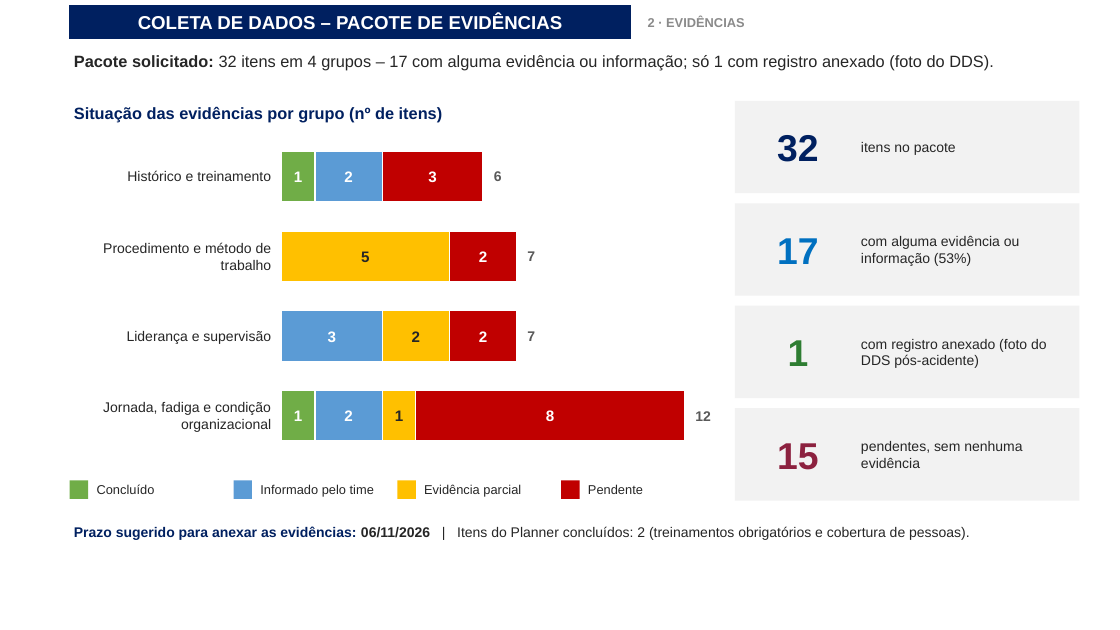
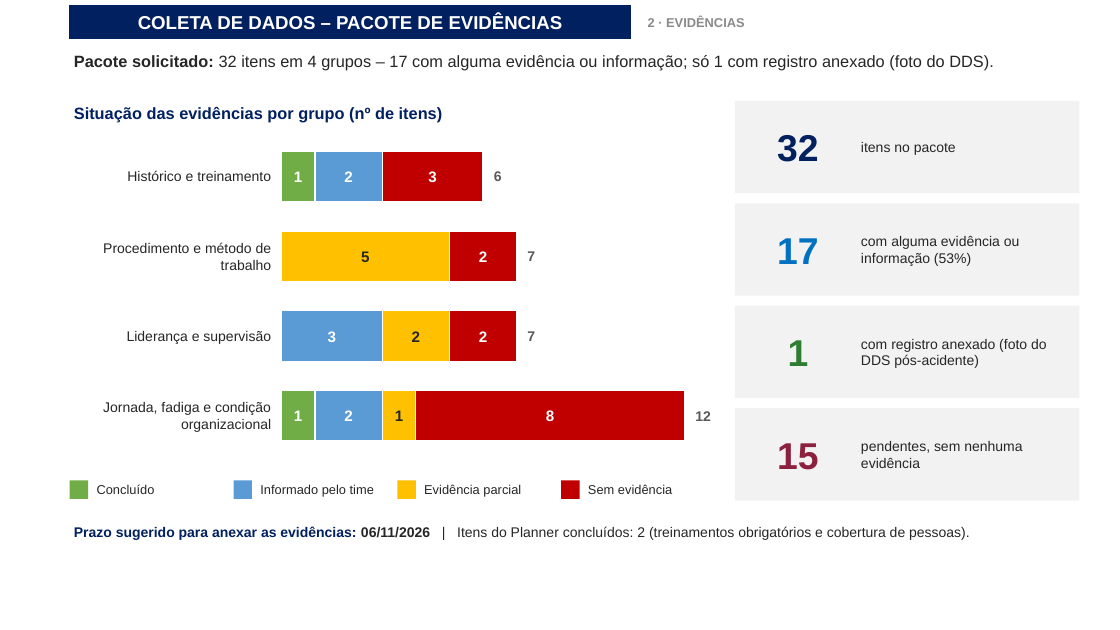
Before and after one commit to luantavarez9/hospital-seguro, a slide deck: slide 7 of entrega_acidente_GRU1/Apresentacao_Ocorrencia_Acidente_GRU_I.pptx. Drawn at 1120x630 pixels with LibreOffice and Linux fonts; fonts in the diff are those of the drawing; background and template pictures are left out. Boxes give left, top, right and bottom in pixels: in the first picture for what was removed or moved away, otherwise in the second. Text is boxed around its words. In the diff, an @@ line names an element or a change of style, - is before the commit and + after.

```diff
--- a/entrega_acidente_GRU1/Apresentacao_Ocorrencia_Acidente_GRU_I.pptx
+++ b/entrega_acidente_GRU1/Apresentacao_Ocorrencia_Acidente_GRU_I.pptx
@@ text at (588, 484, 672, 494): text changed @@
-Pendente
+Sem evidência
```
Also in this commit, not shown: 5 other slides changed, 3 other files.
